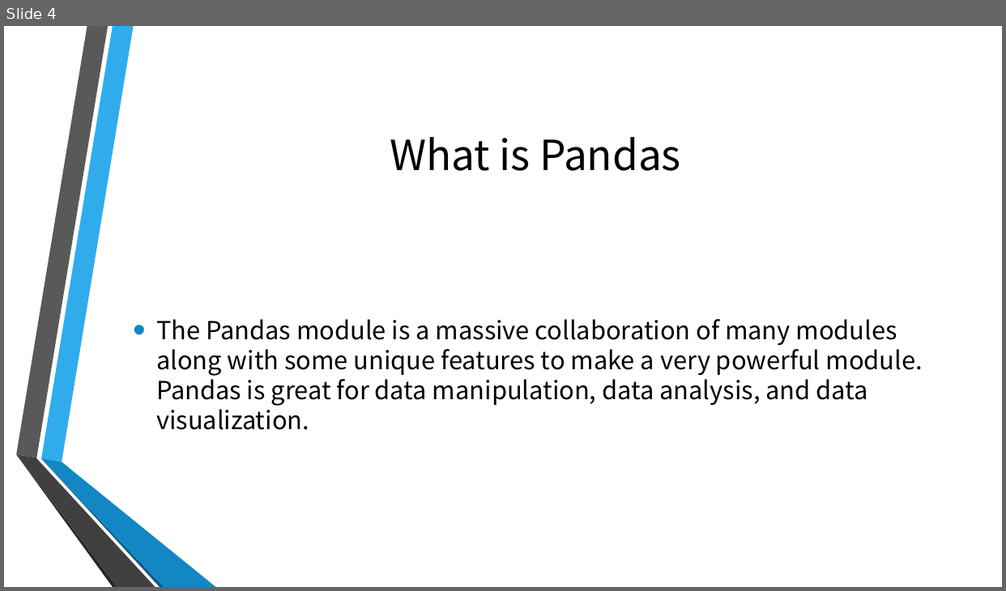
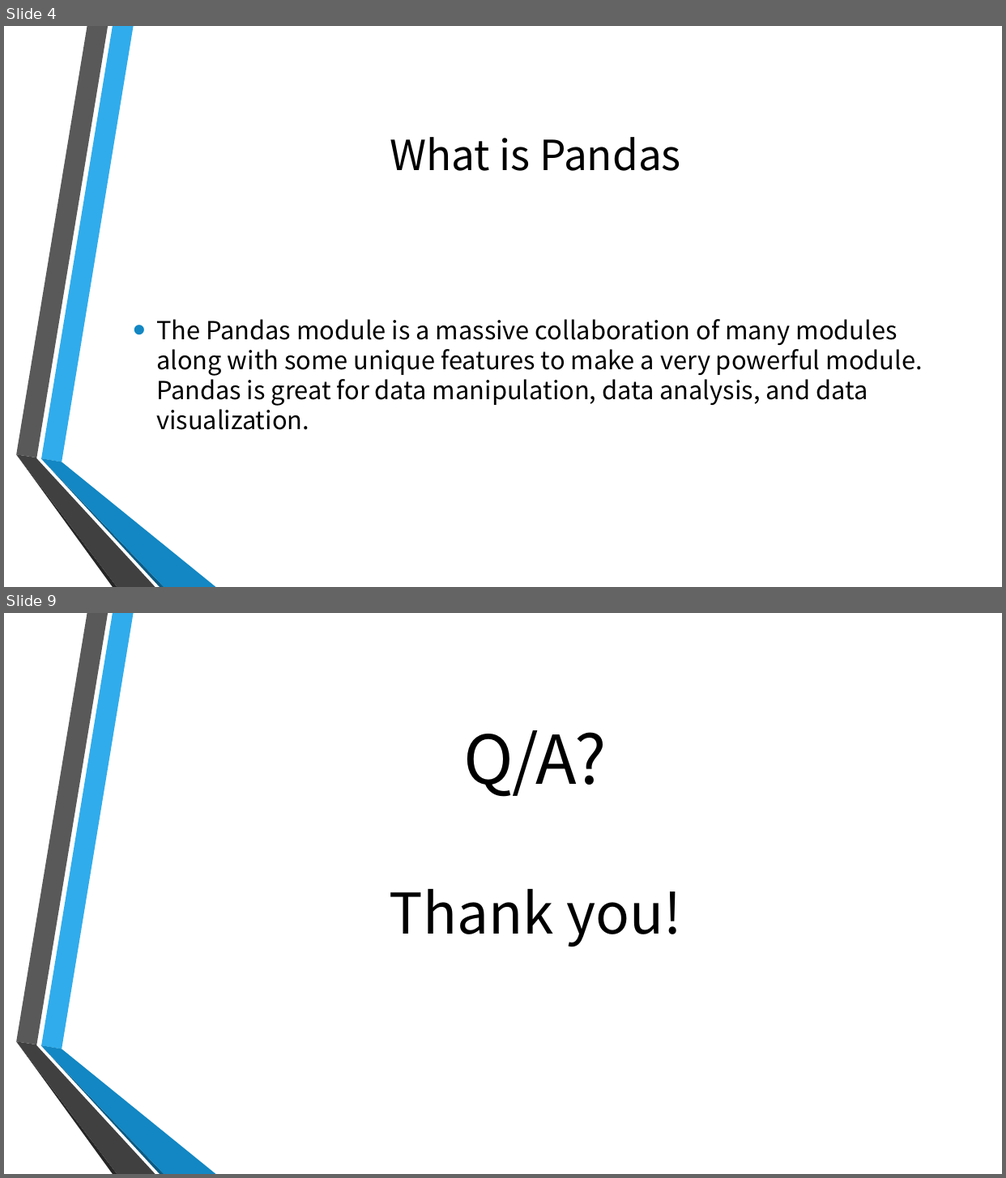
Before and after one commit to ParisaGY/MontgomeryCollege, a slide deck: Presentation.pptx. Shown one above the other, each under a label of ours: slide 4 before the commit, slides 4 and 9 after it; the slides between them are not shown. The pictures are 1006x591 and 1006x1178 pixels, drawn with LibreOffice and Linux fonts; fonts in the diff are those of the drawing; background and template pictures are left out. Boxes give left, top, right and bottom in pixels: in the first picture for what was removed or moved away, otherwise in the second. Text is boxed around its words. In the diff, an @@ line names an element or a change of style, - is before the commit and + after.

```diff
--- a/Presentation.pptx
+++ b/Presentation.pptx
@@ slide 9 added at (4, 613, 1002, 1174), background picture (left out); not listed: 6 template elements that a slide beside it also shows @@
@@ title added at (390, 730, 681, 948), 54 pt, text #000000 @@
+Q/A?
+Thank you!
```
Also in this commit, not shown: 4 slides changed, 1 other slide added, 1 slide removed.
